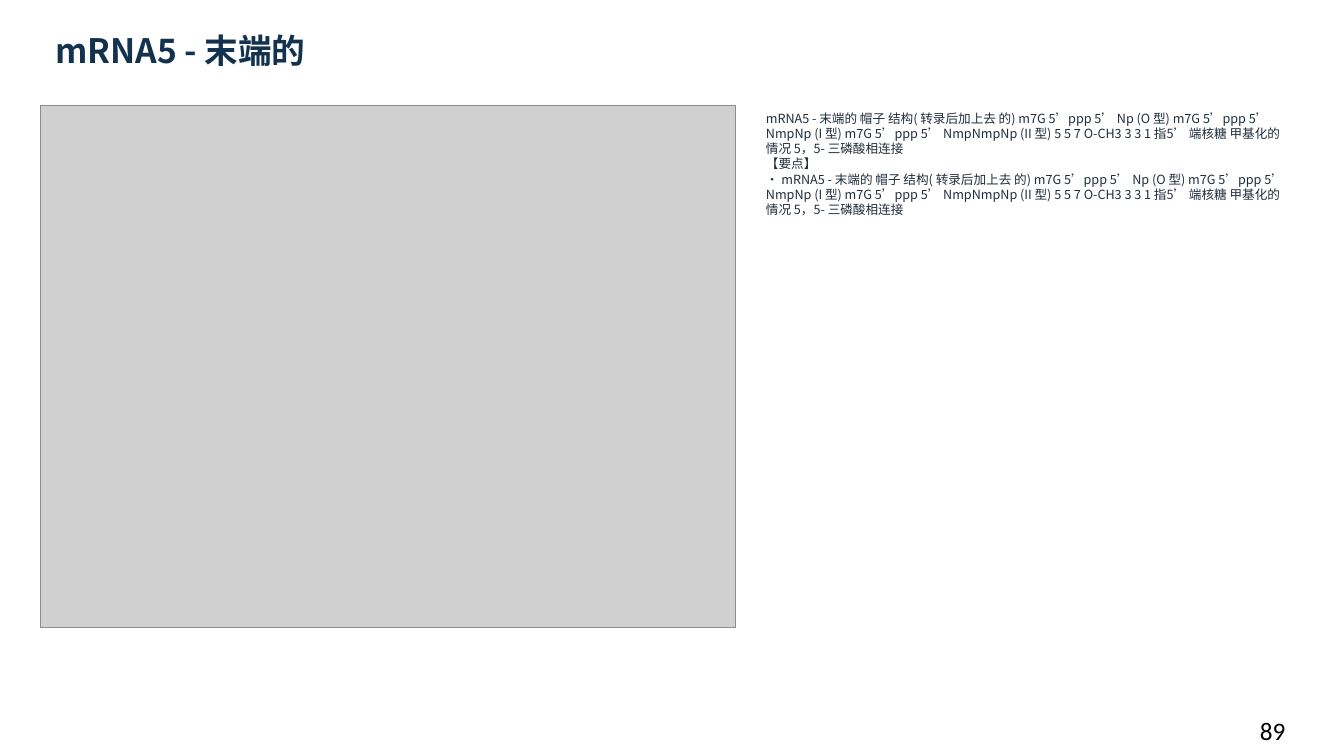
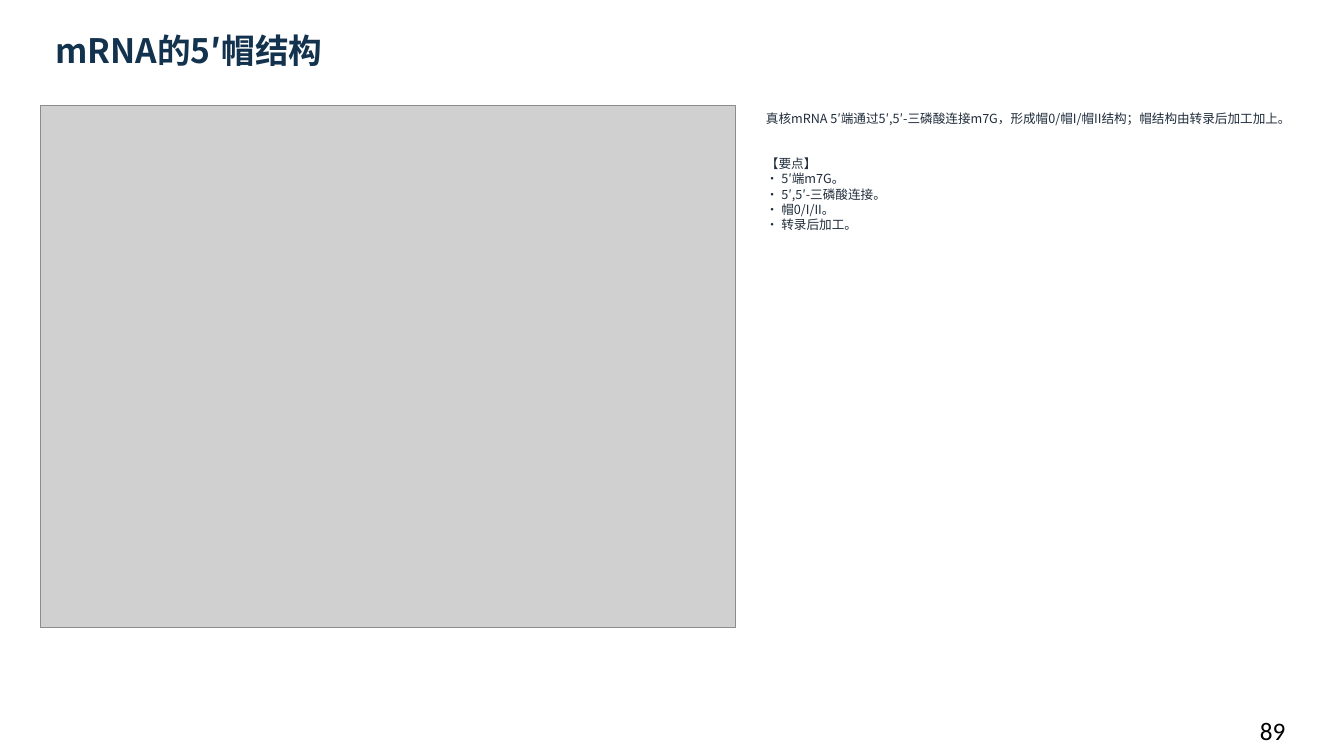
Before and after one commit to newkan-li/Biochemistry, a slide deck: slide 89 of downloads/bc11-ai-style.pptx. Drawn at 1344x756 pixels with LibreOffice and Linux fonts; fonts in the diff are those of the drawing; grey boxes stand for pictures. Boxes give left, top, right and bottom in pixels: in the first picture for what was removed or moved away, otherwise in the second. Text is boxed around its words. In the diff, an @@ line names an element or a change of style, - is before the commit and + after.

```diff
--- a/downloads/bc11-ai-style.pptx
+++ b/downloads/bc11-ai-style.pptx
@@ text at (x1=55, y1=34, x2=322, y2=66): text changed @@
-mRNA5 - 末端的
+mRNA的5′帽结构
@@ text at (x1=766, y1=112, x2=1290, y2=230): text changed @@
-mRNA5 - 末端的 帽子 结构( 转录后加上去 的) m7G 5’ppp 5’ Np (O 型) m7G 5’ppp 5’ NmpNp (I 型) m7G 5’ppp 5’ NmpNmpNp (II 型) 5 5 7 O-CH3 3 3 1 指5’ 端核糖 甲基化的情况 5，5- 三磷酸相连接
-【要点】
-• mRNA5 - 末端的 帽子 结构( 转录后加上去 的) m7G 5’ppp 5’ Np (O 型) m7G 5’ppp 5’ NmpNp (I 型) m7G 5’ppp 5’ NmpNmpNp (II 型) 5 5 7 O-CH3 3 3 1 指5’ 端核糖 甲基化的情况 5，5- 三磷酸相连接
+真核mRNA 5′端通过5′,5′-三磷酸连接m7G，形成帽0/帽I/帽II结构；帽结构由转录后加工加上。
+【要点】
+• 5′端m7G。
+• 5′,5′-三磷酸连接。
+• 帽0/I/II。
+• 转录后加工。
```
Also in this commit, not shown: 28 other slides changed, 6 other files.
